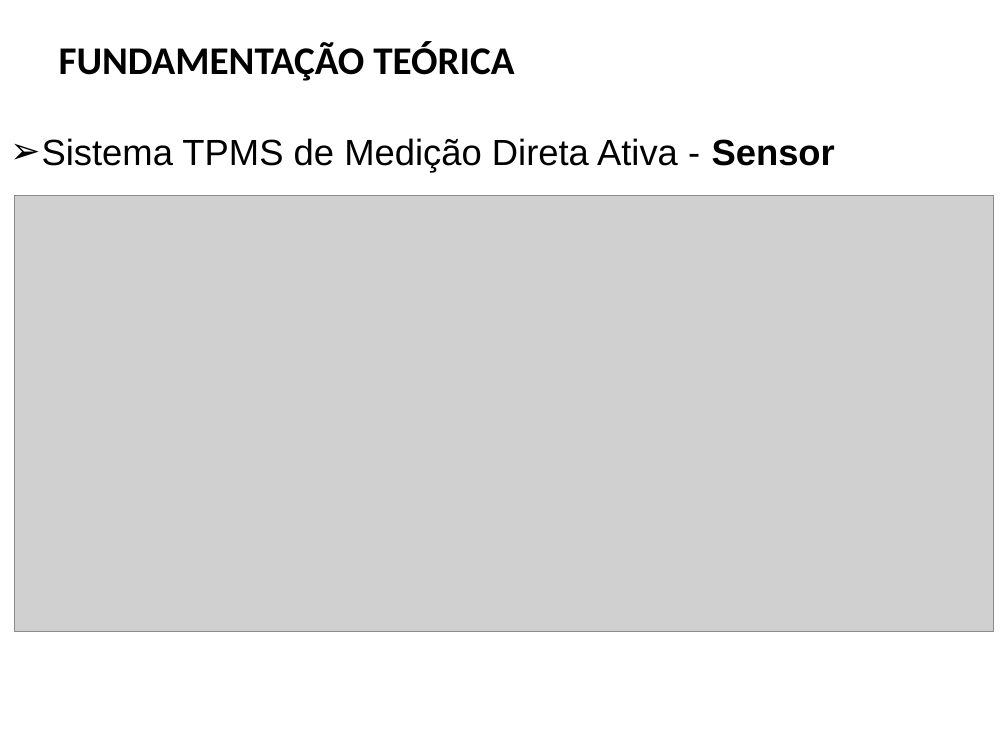
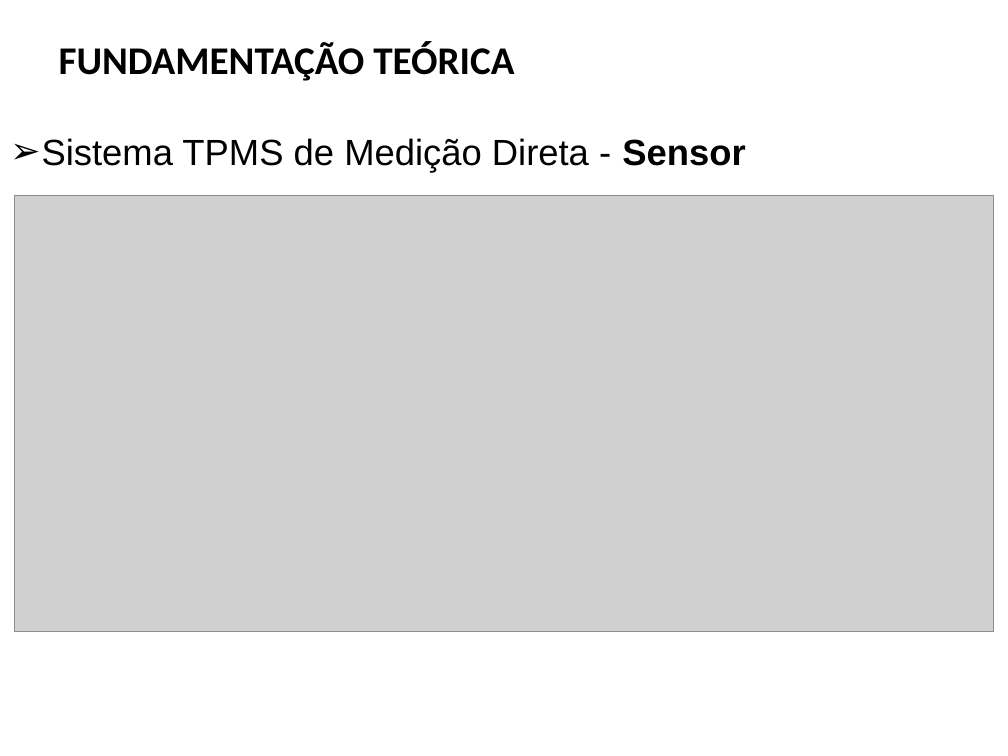
Before and after one commit to FabricioBalbinot/TCC_I, a slide deck: slide 8 of Apresentação TCC I.pptx. Drawn at 1008x756 pixels with LibreOffice and Linux fonts; fonts in the diff are those of the drawing; grey boxes stand for pictures; background and template pictures are left out. Boxes give left, top, right and bottom in pixels: in the first picture for what was removed or moved away, otherwise in the second. Text is boxed around its words. In the diff, an @@ line names an element or a change of style, - is before the commit and + after.

```diff
--- a/Apresentação TCC I.pptx
+++ b/Apresentação TCC I.pptx
@@ text at (42, 138, 745, 172): text changed @@
-➢ Sistema TPMS de Medição Direta Ativa - Sensor
+➢ Sistema TPMS de Medição Direta - Sensor
```
Also in this commit, not shown: 8 other slides changed, 2 slides added, 5 slides removed, 10 other files.
